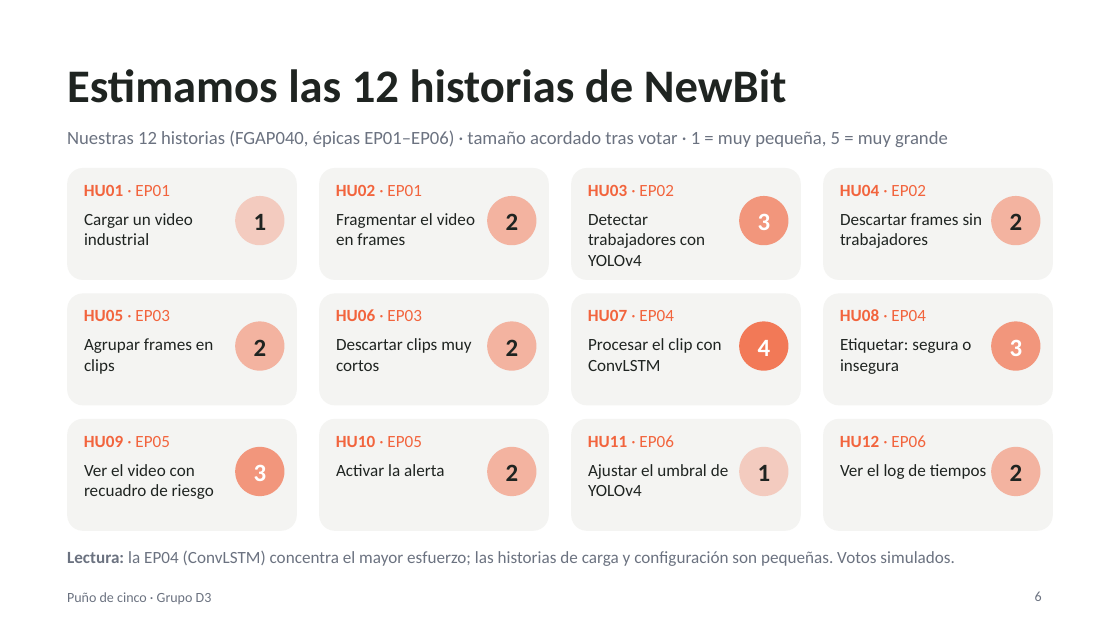
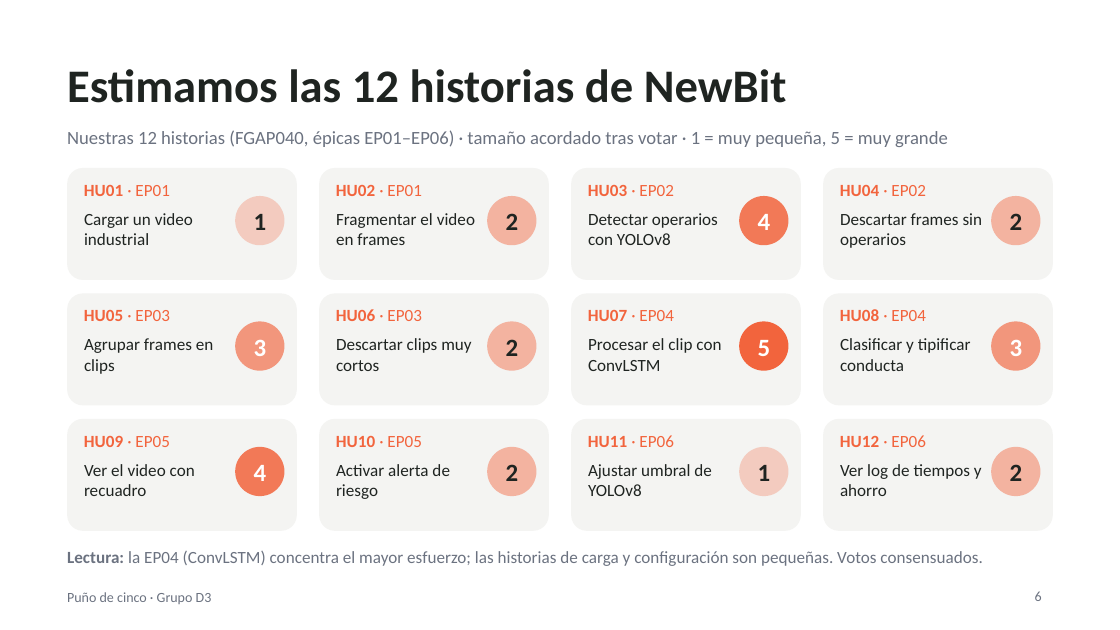
Before and after one commit to devmondoss/NewBit, a slide deck: slide 6 of curso/semana-05-rsu-y-backlog/nuestras-entregas/Presentacion_Fist_of_Five/Presentacion_Fist_of_Five.pptx. Drawn at 1120x630 pixels with LibreOffice and Linux fonts; fonts in the diff are those of the drawing. Boxes give left, top, right and bottom in pixels: in the first picture for what was removed or moved away, otherwise in the second. Text is boxed around its words. In the diff, an @@ line names an element or a change of style, - is before the commit and + after.

```diff
--- a/curso/semana-05-rsu-y-backlog/nuestras-entregas/Presentacion_Fist_of_Five/Presentacion_Fist_of_Five.pptx
+++ b/curso/semana-05-rsu-y-backlog/nuestras-entregas/Presentacion_Fist_of_Five/Presentacion_Fist_of_Five.pptx
@@ rounded rectangle at [739, 196, 788, 245]: fill #F2643D at 65% opacity to #F2643D at 85% opacity @@
@@ text at [588, 213, 718, 245]: text changed @@
-Detectar trabajadores con YOLOv4
+Detectar operarios con YOLOv8
@@ text at [758, 214, 771, 230]: text changed @@
-3
+4
@@ text at [840, 213, 983, 248]: text changed @@
-Descartar frames sin trabajadores
+Descartar frames sin operarios
@@ rounded rectangle at [235, 321, 284, 371]: fill #F2643D at 45% opacity to #F2643D at 65% opacity @@
@@ rounded rectangle at [739, 321, 788, 371]: fill #F2643D at 85% opacity to #F2643D @@
@@ text at [254, 340, 267, 356]: text changed; text colour #1F2421 to #FFFFFF @@
-2
+3
@@ text at [758, 340, 771, 356]: text changed @@
-4
+5
@@ text at [840, 338, 971, 371]: text changed @@
-Etiquetar: segura o insegura
+Clasificar y tipificar conducta
@@ rounded rectangle at [235, 447, 284, 496]: fill #F2643D at 65% opacity to #F2643D at 85% opacity @@
@@ text at [84, 464, 195, 496]: text changed @@
-Ver el video con recuadro de riesgo
+Ver el video con recuadro
@@ text at [254, 465, 267, 481]: text changed @@
-3
+4
@@ text at [336, 464, 450, 499]: text changed @@
-Activar la alerta
+Activar alerta de riesgo
@@ text at [588, 464, 711, 496]: text changed @@
-Ajustar el umbral de YOLOv4
+Ajustar umbral de YOLOv8
@@ text at [840, 464, 982, 496]: text changed @@
-Ver el log de tiempos
+Ver log de tiempos y ahorro
@@ text at [67, 551, 982, 566]: text changed @@
-Lectura: la EP04 (ConvLSTM) concentra el mayor esfuerzo; las historias de carga y configuración son pequeñas. Votos simulados.
+Lectura: la EP04 (ConvLSTM) concentra el mayor esfuerzo; las historias de carga y configuración son pequeñas. Votos consensuados.
```
Also in this commit, not shown: 1 other slide changed, 9 other files.
